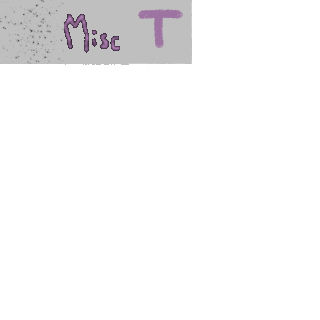
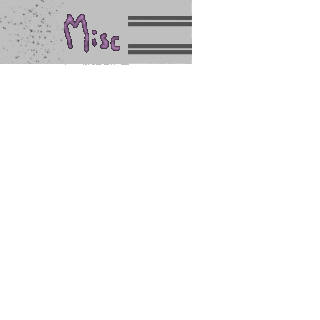
Layer changes from the first 320x320 image to the second:
added group "rail" with 2 layers above "Misc" over [128, 9, 192, 55]
added layer "rail_obj" in group "rail" over [128, 9, 192, 55]
renamed "tram" to "rail_bg", moved it into group "rail", painted on it over [128, 9, 192, 55]
